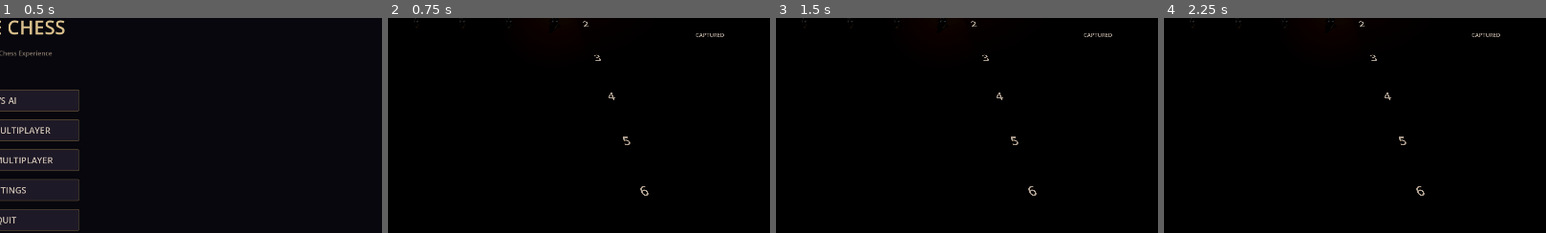
Above: before the commit, frames 1-4 (left to right).
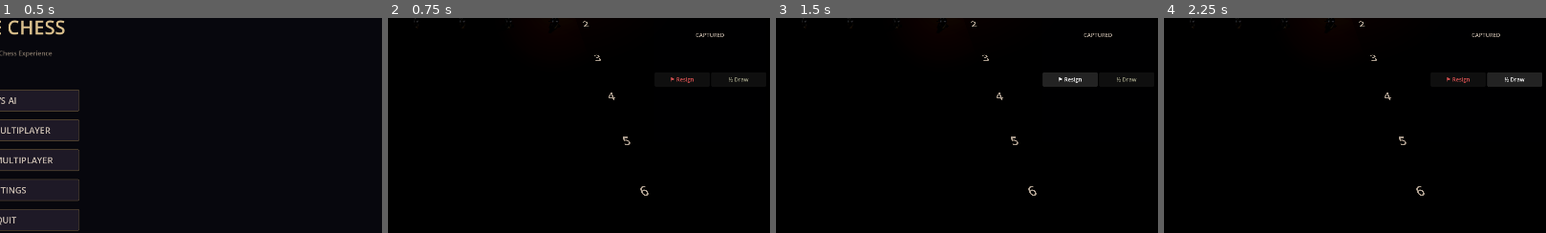
Above: after the commit, the same moments.

Repository: jmmcclure/battlechess
Game: Godot game, scene res://scenes/main.tscn
Same seed, same stepped clock (60 frames per second), same inputs: the game is played once before the commit and once after it.
Inputs (mouse positions are % of the whole screen's width and height, from its top left):
- Up to frame 1 (0.5 s): no input
- Up to frame 2 (0.75 s): click "⚔ VS AI" at 0.5 s
- Up to frame 3 (1.5 s): click (88, 40) at 1.25 s, where only the run after the commit has a clickable "⚑ Resign"
- Up to frame 4 (2.25 s): click (96, 40) at 2 s, where only the run after the commit has a clickable "½ Draw"
The pictures show only the part of the screen within x 50-100%, y 26-76%; the shares and areas given below are measured in that part.

Frame 1 is identical in both runs. In frame 2, 0.2% of the frame differs, in the area x 74-95%, y 27-31%; in frame 3, 1.0%; in frame 4, 1.0%, in the area x 74-99%, y 25-32%.
Error before the commit: Invalid assignment of property or key 'theme_override_constants' with value of type 'Dictionary' on a base object of type 'HBoxContainer'. (res://scripts/ui/ga…

Commit message:
Fix startup crash: defer scene change, fix HUD property error
- Use call_deferred for change_scene_to_file in main.gd _ready()
- Remove invalid theme_override_constants assignment in game_hud.gd

Co-authored-by: Copilot <223556219+Copilot@users.noreply.github.com>

Diff:
--- a/scripts/main.gd
+++ b/scripts/main.gd
@@ -3,4 +3,8 @@
 
 
 func _ready() -> void:
+	call_deferred("_go_to_menu")
+
+
+func _go_to_menu() -> void:
 	get_tree().change_scene_to_file("res://scenes/main_menu.tscn")
--- a/scripts/ui/game_hud.gd
+++ b/scripts/ui/game_hud.gd
@@ -107,7 +107,6 @@
 
 	var action_row := HBoxContainer.new()
 	action_row.name = "ActionRow"
-	action_row.theme_override_constants = {}
 
 	var resign_btn := Button.new()
 	resign_btn.text = "⚑ Resign"
